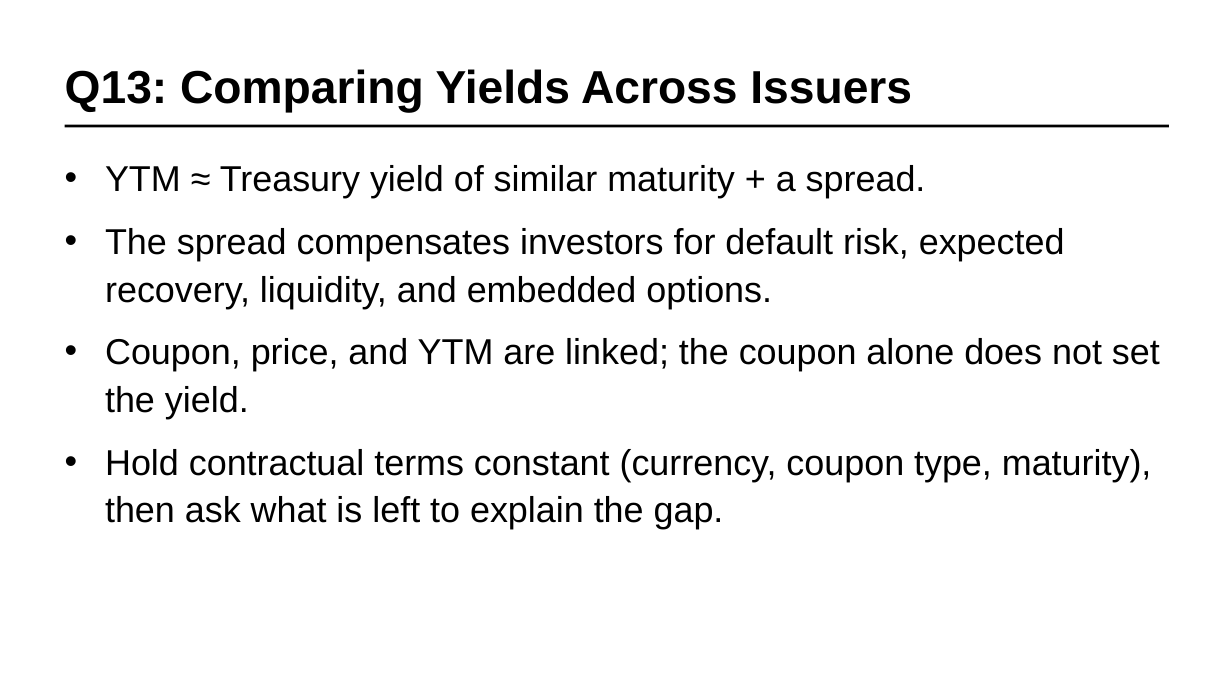
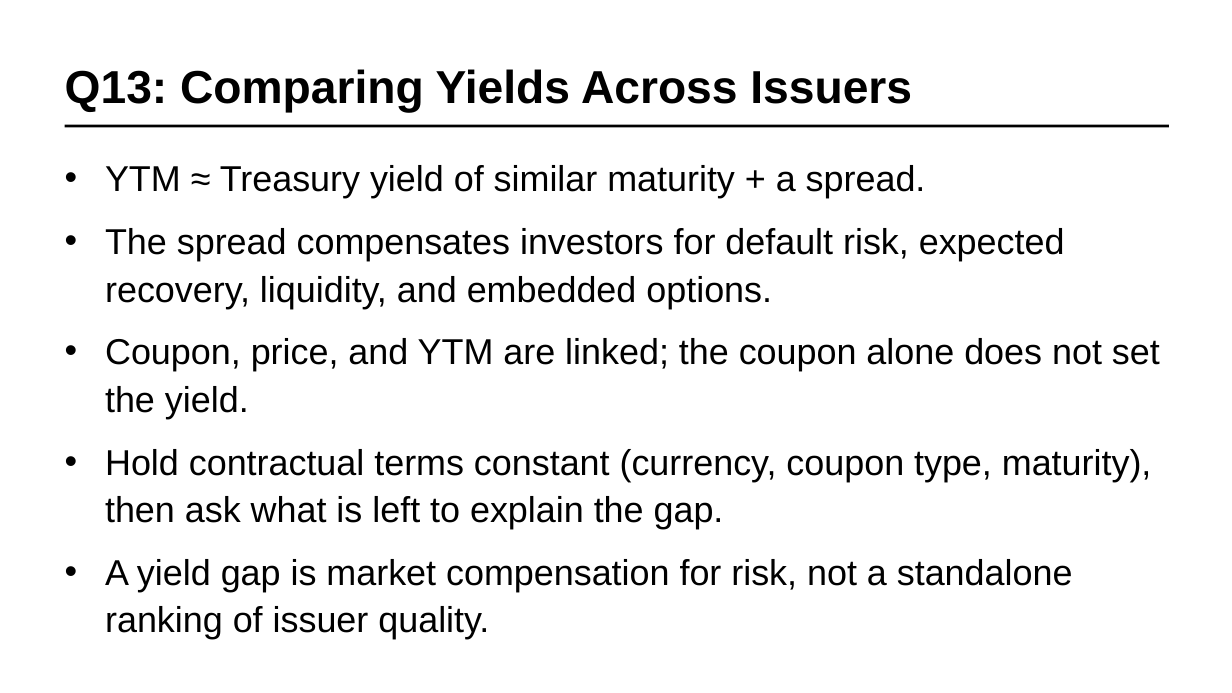
Before and after one commit to ddddil/SF_DAT_15, a slide deck: slide 19 of fina4126/ETF_Performance_Evaluation_Bond_Screening_Revised.pptx. Drawn at 1232x693 pixels with LibreOffice and Linux fonts; fonts in the diff are those of the drawing. Boxes give left, top, right and bottom in pixels: in the first picture for what was removed or moved away, otherwise in the second. Text is boxed around its words. In the diff, an @@ line names an element or a change of style, - is before the commit and + after.

```diff
--- a/fina4126/ETF_Performance_Evaluation_Bond_Screening_Revised.pptx
+++ b/fina4126/ETF_Performance_Evaluation_Bond_Screening_Revised.pptx
@@ text at (x1=105, y1=559, x2=1073, y2=639): paragraph added @@
+• A yield gap is market compensation for risk, not a standalone ranking of issuer quality.
```
Also in this commit, not shown: 7 other slides changed, 1 slide added.
